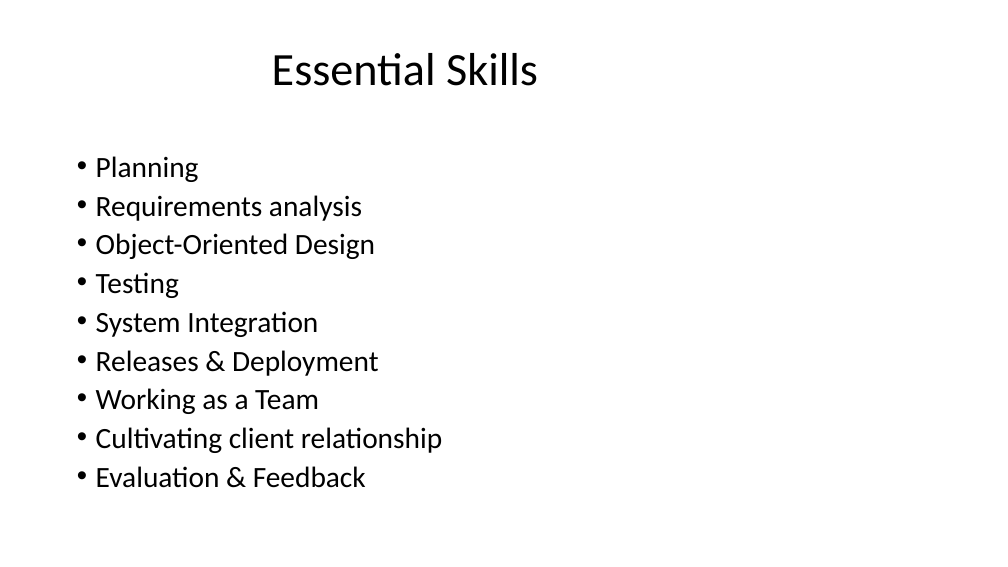
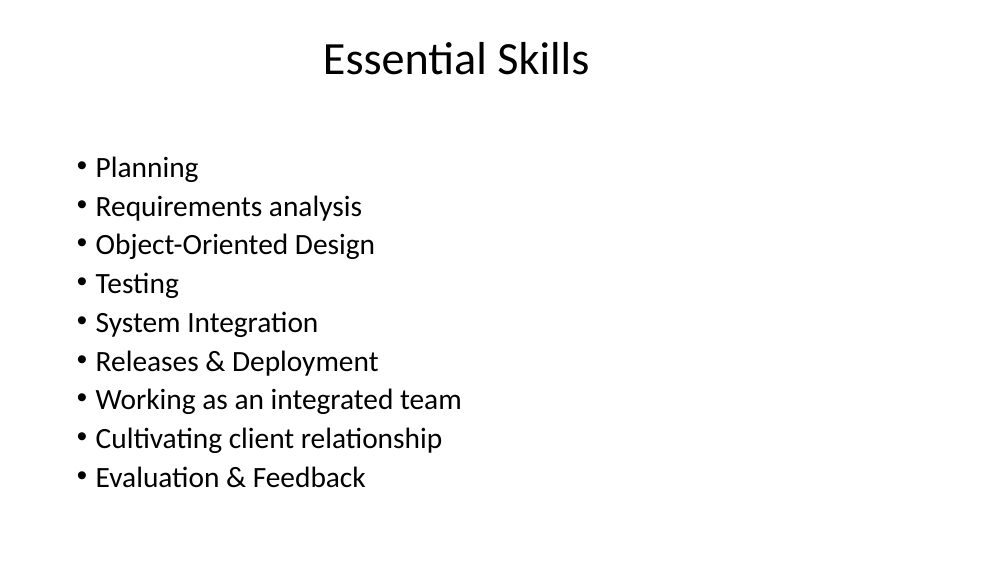
Before and after one commit to fossabot/SPE2018, a slide deck: slide 6 of Lecture Slides/01 Introduction.pptx. Drawn at 1008x567 pixels with LibreOffice and Linux fonts; fonts in the diff are those of the drawing; background and template pictures are left out. Boxes give left, top, right and bottom in pixels: in the first picture for what was removed or moved away, otherwise in the second. Text is boxed around its words. In the diff, an @@ line names an element or a change of style, - is before the commit and + after.

```diff
--- a/Lecture Slides/01 Introduction.pptx
+++ b/Lecture Slides/01 Introduction.pptx
@@ title "Essential Skills": place and size @@
-title "Essential Skills" at [272, 53, 538, 86]
+title "Essential Skills" at [323, 42, 589, 75]
@@ text at [96, 388, 462, 414]: text changed @@
-• Working as a Team
+• Working as an integrated team
```
Also in this commit, not shown: 13 other slides changed, 3 slides added, 1 slide removed.
